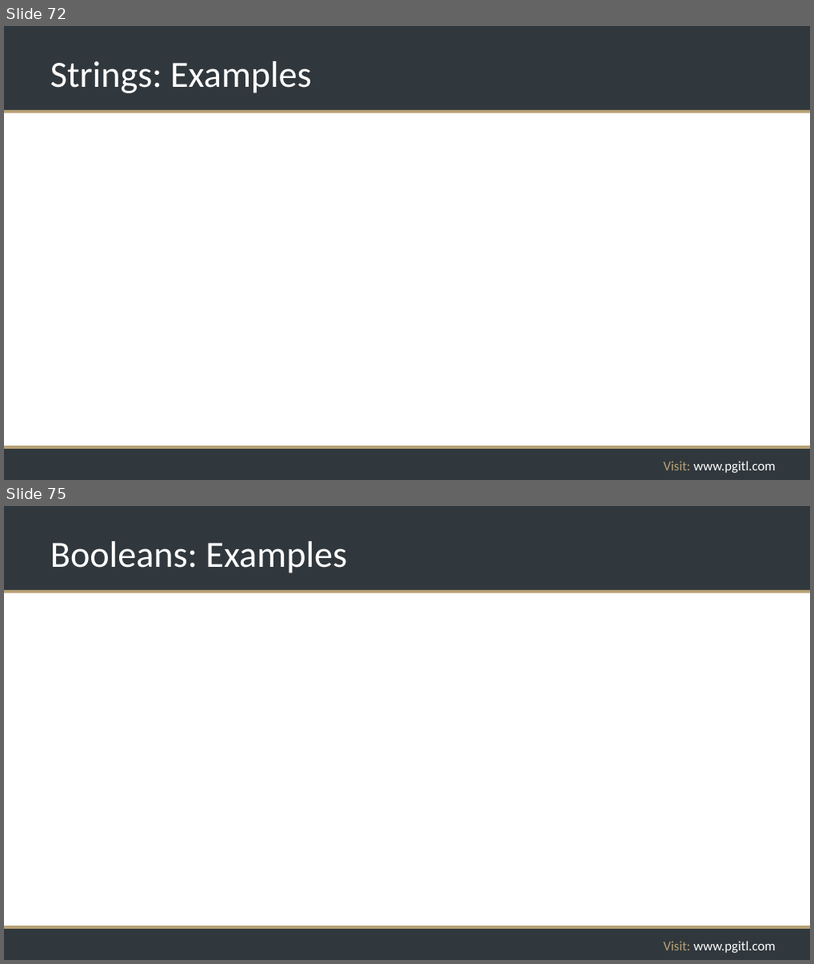
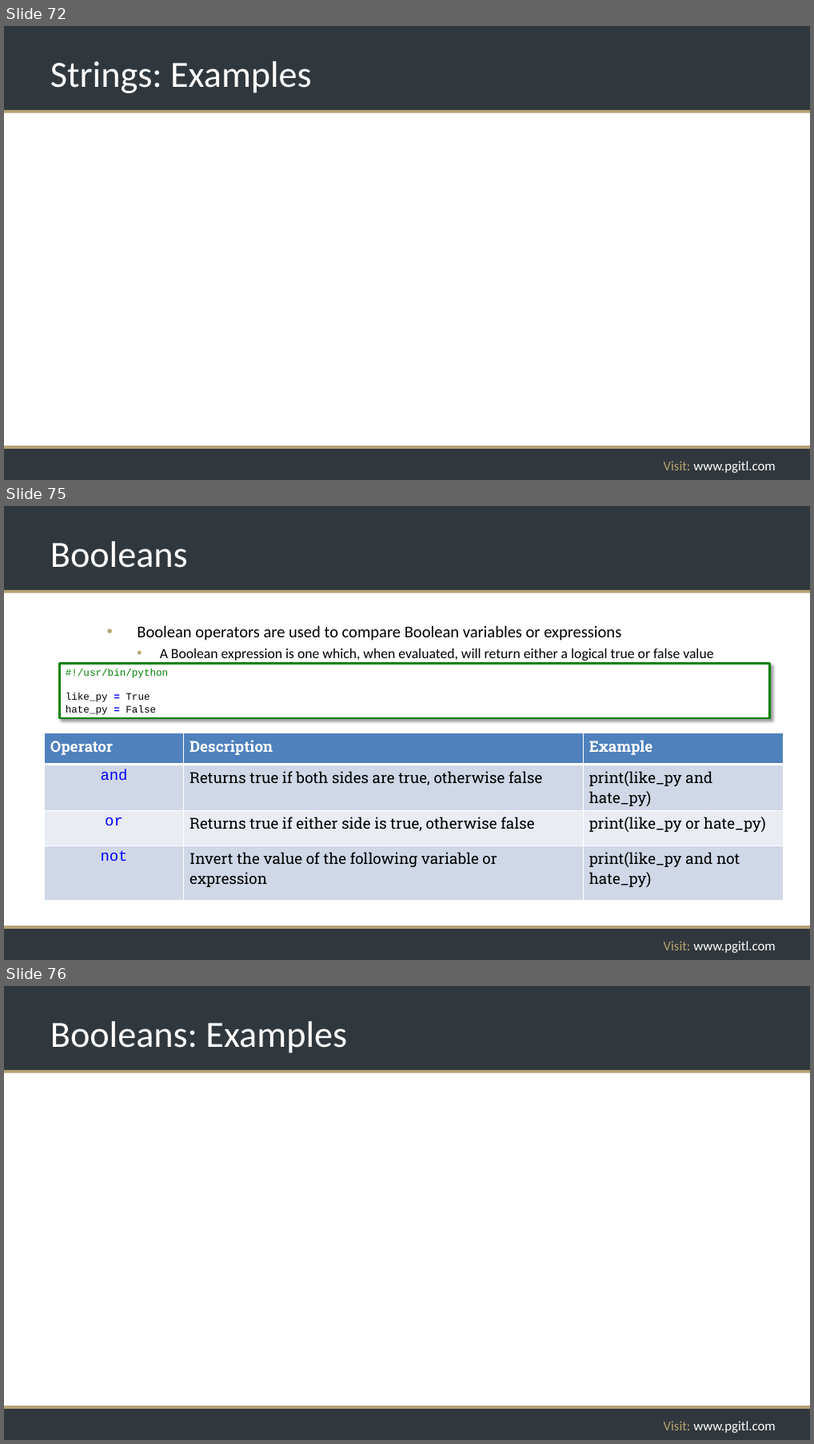
Before and after one commit to rikkouri/project-a, a slide deck: Programming Foundations.pptx. Shown one above the other, each under a label of ours: slides 72 and 75 before the commit, slides 72, 75 and 76 after it; the slides between them are not shown. The pictures are 814x964 and 814x1444 pixels, drawn with LibreOffice and Linux fonts; fonts in the diff are those of the drawing; background and template pictures are left out. Boxes give left, top, right and bottom in pixels: in the first picture for what was removed or moved away, otherwise in the second. Text is boxed around its words. In the diff, an @@ line names an element or a change of style, - is before the commit and + after.

```diff
--- a/Programming Foundations.pptx
+++ b/Programming Foundations.pptx
@@ slide 75 added at bbox=[4, 506, 810, 960], background #FFFFFF; not listed: 5 template elements that a slide beside it also shows @@
@@ title added at bbox=[50, 541, 188, 568], 44 pt, text #FFFFFF @@
+Booleans
@@ text added at bbox=[137, 625, 714, 660], 16.8 pt, text #000000 @@
+  • Boolean operators are used to compare Boolean variables or expressions
+    • A Boolean expression is one which, when evaluated, will return either a logical true or false value
@@ rectangle added at bbox=[60, 664, 770, 718], fill #FFFFFF, outline #008000 2.25 pt, 12 pt, text #000000 @@
+#!/usr/bin/python
+like_py = True
+hate_py = False
@@ table added at bbox=[45, 733, 784, 890], 4 rows, 3 columns @@
+Operator | Description | Example
+and | Returns true if both sides are true, otherwise false | print(like_py and hate_py)
+or | Returns true if either side is true, otherwise false | print(like_py or hate_py)
+not | Invert the value of the following variable or expression | print(like_py and not hate_py)
@@ what was slide 75 is now slide 76 @@
```
Also in this commit, not shown: 3 slides changed, 1 other slide added.
